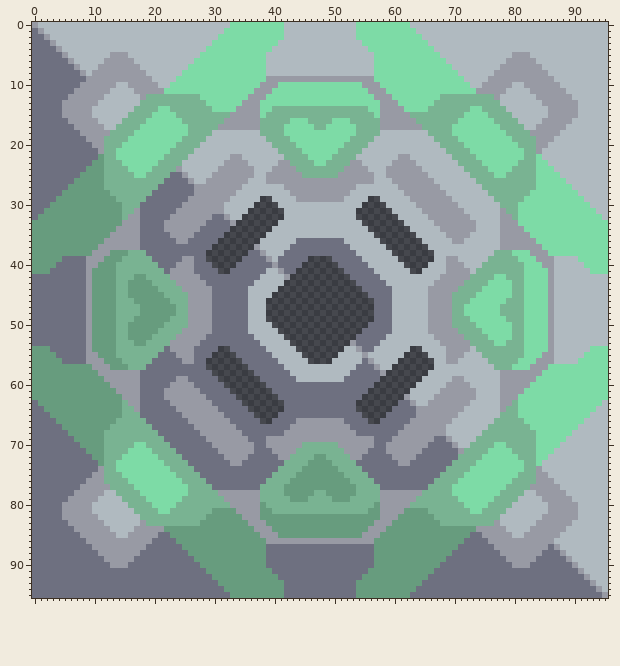
A sprite sheet gets an edit: sprites/blocks/power/burner/liquid-burner-top.png. Above, as it was before the edit.
The file is 96x96 pixels.
After the commit:
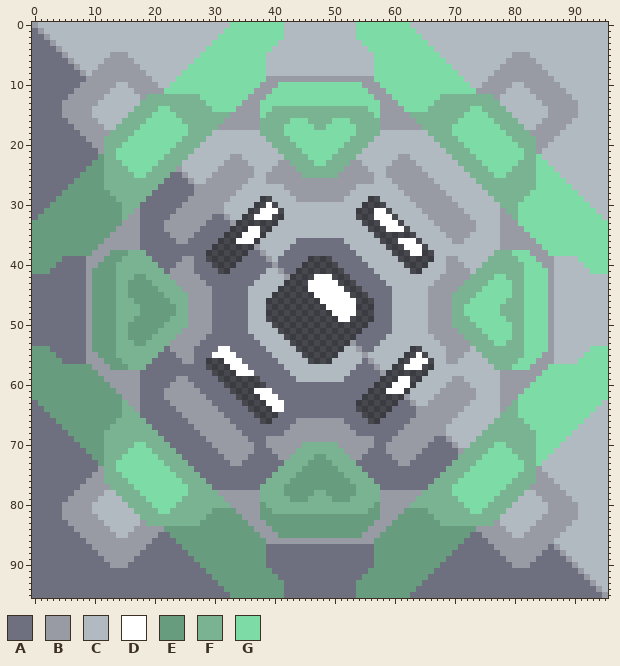
Palette (. is transparent): A #6e7080  B #989aa4  C #b0bac0  D #ffffff  E #679c7e  F #79b392  G #7ddba6
What changed:
y 30: x 39 . -> D
y 31: x 38..40 ... -> DDD; x 57..58 .. -> DD
y 32: x 37..39 ... -> DDD; x 57..59 ... -> DDD
y 33: x 58..60 ... -> DDD
y 34: x 36..37 .. -> DD; x 59..61 ... -> DDD
y 35: x 35..37 ... -> DDD
y 36: x 34..36 ... -> DDD; x 61..63 ... -> DDD
y 37: x 62..64 ... -> DDD
y 38: x 63..64 .. -> DD
y 42: x 47..49 ... -> DDD
y 43: x 46..50 ..... -> DDDDD
y 44: x 46..51 ...... -> DDDDDD
y 45: x 47..52 ...... -> DDDDDD
y 46: x 48..53 ...... -> DDDDDD
y 47: x 49..53 ..... -> DDDDD
y 48: x 50..53 .... -> DDDD
y 49: x 51..52 .. -> DD
y 54: x 31..32 .. -> DD
y 55: x 30..33 .... -> DDDD; x 64 . -> D
y 56: x 32..34 ... -> DDD; x 63..65 ... -> DDD
y 57: x 33..35 ... -> DDD; x 62..64 ... -> DDD
y 58: x 34..36 ... -> DDD
y 59: x 61..62 .. -> DD
y 60: x 60..62 ... -> DDD
y 61: x 37..39 ... -> DDD; x 59..61 ... -> DDD
y 62: x 38..40 ... -> DDD
y 63: x 39..41 ... -> DDD
y 64: x 40..41 .. -> DD
Pixel boxes of the changes (left, top, right, bottom) in both pictures:
added: (236, 202, 278, 244)
added: (374, 208, 422, 256)
added: (308, 274, 356, 322)
added: (212, 346, 284, 412)
added: (386, 352, 428, 394)
